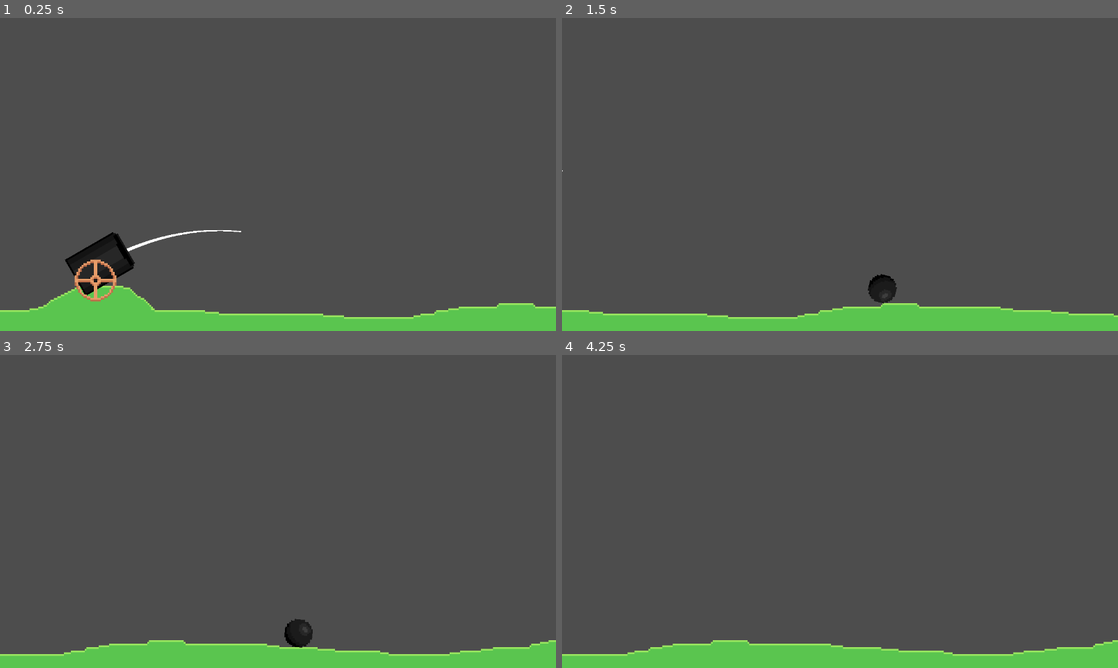
Above: before the commit, frames 1-4 (two rows, left to right).
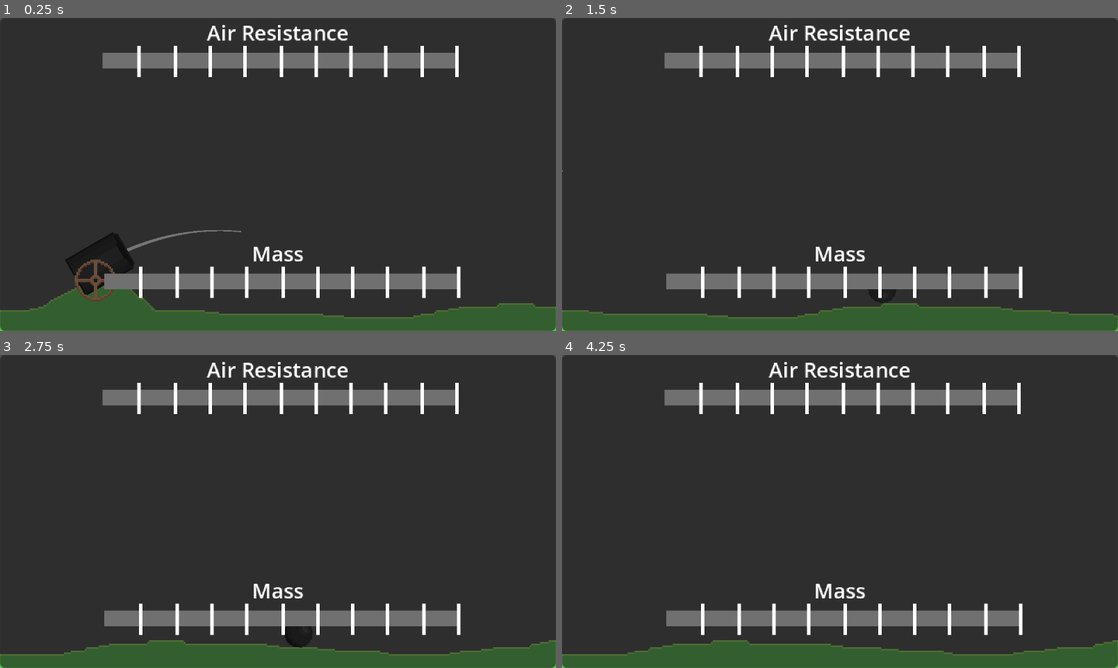
Above: after the commit, the same moments.

Repository: SpicyTime/Newtons-Shot
Game: Godot game, scene res://Main/main.tscn
The game is run twice, just before and just after one commit, with the same random seed, the same clock (stepped at 60 frames per second) and the same inputs.
Inputs (mouse positions are in pixels of both pictures, inside the frame that each line leads up to):
- Up to frame 1 (0.25 s): no input
- Up to frame 2 (1.5 s): tap Enter at 0.5 s; move the mouse to (962, 158) at 0.52 s; hold D (rotate_right) 0.53-1.28 s; hold Space (bounce) 0.53-1.28 s; click (962, 158) at 0.67 s; move the mouse to (728, 190) at 1.27 s; hold A (rotate_left) from 1.28 s (still down); tap Space (bounce) at 1.35 s; click (728, 190) at 1.42 s
- Up to frame 3 (2.75 s): move the mouse to (333, 442) at 2.02 s; release A (rotate_left) at 2.03 s; hold D (rotate_right) from 2.03 s (still down); hold Space (bounce) from 2.03 s (still down); click (333, 442) at 2.17 s
- Up to frame 4 (4.25 s): move the mouse to (812, 574) at 2.77 s; release Space (bounce) at 2.78 s; tap Space (bounce) at 2.85 s; click (812, 574) at 2.92 s; move the mouse to (1006, 558) at 3.52 s; release D (rotate_right) at 3.53 s; hold A (rotate_left) from 3.53 s (still down); hold Space (bounce) from 3.53 s (still down); click (1006, 558) at 3.67 s; tap R (reload) at 4.15 s

The runs differ from the first frame. In frame 1, 98% of the frame differs, in the area x 0-100%, y 0-100%; in frame 2, 99%; in frame 3, 99%; in frame 4, 100%.

Commit message:
Added a purchase line slider and the functionality of the line snapping to the ticks. Nothing can be purchased yet though.

Diff:
--- a/Game/Autoloads/constants.gd
+++ b/Game/Autoloads/constants.gd
@@ -1,6 +1,3 @@
 extends Node
 
-const GROUND_LINE: int = 75
-const CANNON_X: int = -102
-const SPACE_LINE: int = 0
 const BOUNCE_OFFABLE_LAYER: int = 4
--- a/Main/ui_manager.gd
+++ b/Main/ui_manager.gd
@@ -1,17 +1,30 @@
 extends Node
 enum MenuType{
-
+	SHOP
 }
 enum OverlayType{
 
 }
-var menus: Dictionary[MenuType, Control] = {}
+const SHOP_UID: String = "uid://blae5ddggtsn5"
+
+var shop_scene: Control = preload(SHOP_UID).instantiate()
+
+
+var menus: Dictionary[MenuType, Control] = {
+	MenuType.SHOP: shop_scene
+}
+
 var overlays: Dictionary[OverlayType, Control] = {}
 var active_overlays: Array[Control] = []
 var active_menu: Control = null
+var ui_instantiated: bool = false
+
 
 func set_up_ui(canvas_layer: CanvasLayer) -> void:
-	pass
+	if ui_instantiated:
+		push_error("UI already initialized")
+	_set_up_menus(canvas_layer)
+	_set_up_overlays()
 
 
 func swap_menu_to(menu_type: MenuType) -> void:
@@ -29,3 +42,14 @@
 func deactivate_overlay(overlay_type: OverlayType) -> void:
 	overlays[overlay_type].visible = false
 	active_overlays.erase(overlays[overlay_type])
+
+
+func _set_up_menus(canvas_layer: CanvasLayer) -> void:
+	for menu in menus.values():
+		if menu:
+			canvas_layer.add_child(menu)
+		else:
+			push_error(menu.name + " is not valid")
+
+func _set_up_overlays() -> void:
+	pass
--- a/Player/player.gd
+++ b/Player/player.gd
@@ -1,5 +1,8 @@
 class_name Player
 extends RigidBody2D
+const CANNON_X: int = -102
+const GROUND_LINE: int = 75
+
 var is_in_cannon: bool = true
 var original_position: Vector2 = Vector2.ZERO
 var distance_traveled: int = 0
@@ -43,11 +46,11 @@
 
 
 func _calc_height() -> int:
-	return int(global_position.x - Constants.GROUND_LINE) * 10
+	return int(global_position.x - GROUND_LINE) * 10
 
 
 func _calc_distance() -> int:
-	return int(global_position.x + abs(Constants.CANNON_X)) * 10
+	return int(global_position.x + abs(CANNON_X)) * 10
 
 
 func _on_cannon_fired(cannon_rotation: float, force: float) -> void:
--- /dev/null
+++ b/Shop System/purchase_line_slider.gd
@@ -0,0 +1,68 @@
+class_name PurchaseLineSlider
+extends Control
+@export var tick_count: int = 10
+const TICK_UID: String = "uid://bd7nybeikhr5e"
+var current_bought_tick_index: int = -1
+var ticks: Array[ColorRect] = []
+@onready var gray_line: ColorRect = $GrayLine
+@onready var red_line: ColorRect = $RedLine
+@onready var green_line: ColorRect = $GreenLine
+@onready var tick_container: Control = $TickContainer
+
+func _ready() -> void:
+	_initialize_ticks()
+
+
+func _on_gui_input(event: InputEvent) -> void:
+	var current_tick_index: int = _get_current_hover_tick_index()
+
+	if event is InputEventMouse:
+		if event is InputEventMouseMotion:
+			if _can_purchase_at_tick(ticks[current_tick_index]):
+				_snap_line_to_tick(green_line, current_tick_index)
+			else:
+				_snap_line_to_tick(red_line, current_tick_index)
+			get_viewport().set_input_as_handled()
+		elif event is InputEventMouseButton:
+			get_viewport().set_input_as_handled()
+
+
+func _on_mouse_exited() -> void:
+	_snap_line_to_tick(red_line, current_bought_tick_index)
+
+
+func _initialize_ticks() -> void:
+	print("Initializing %d ticks" % tick_count)
+	var length: float = gray_line.size.x
+	var tick_separation_distance: float = length / tick_count
+	var current_tick_pos = Vector2.ZERO
+	for i in range(tick_count):
+		current_tick_pos.x += tick_separation_distance
+		var packed_tick_scene: PackedScene = preload(TICK_UID)
+		var tick: ColorRect = packed_tick_scene.instantiate()
+		current_tick_pos.y = (tick.position.y - tick.size.y / 2) + tick.size.y / 4
+		tick.position = current_tick_pos
+		tick_container.add_child(tick)
+		ticks.append(tick)
+		print("Tick position %f" % tick.position.x)
+
+func _snap_line_to_tick(line: ColorRect, tick_index: int) -> void:
+	if tick_index < 0:
+		line.size.x = 0
+		return
+	var tick: ColorRect = ticks[tick_index]
+	var line_end_x: float = line.position.x  + line.size.x
+
+	var length_difference: float = tick.position.x - line_end_x
+	line.size.x += length_difference
+
+
+func _get_current_hover_tick_index() -> int:
+	var length: float = gray_line.size.x
+	var tick_separation_distance: float = length / tick_count
+	var nearest_tick_index: int = get_local_mouse_position().x / tick_separation_distance
+	return nearest_tick_index
+
+
+func _can_purchase_at_tick(tick: ColorRect) -> bool:
+	return false
--- /dev/null
+++ b/Shop System/purchase_line_slider.tscn
@@ -0,0 +1,52 @@
+[gd_scene load_steps=4 format=3 uid="uid://caskgqeghvvs8"]
+
+[ext_resource type="Script" uid="uid://dnuwkw73m1nsm" path="res://Shop System/purchase_line_slider.gd" id="1_mugr1"]
+
+[sub_resource type="StyleBoxEmpty" id="StyleBoxEmpty_mugr1"]
+content_margin_bottom = 15.0
+
+[sub_resource type="Theme" id="Theme_3mprn"]
+HSlider/styles/slider = SubResource("StyleBoxEmpty_mugr1")
+
+[node name="PurchaseLineSlider" type="Control"]
+layout_mode = 3
+anchors_preset = 0
+offset_right = 38.0
+offset_bottom = 18.0
+theme = SubResource("Theme_3mprn")
+script = ExtResource("1_mugr1")
+
+[node name="GrayLine" type="ColorRect" parent="."]
+layout_mode = 1
+anchors_preset = 15
+anchor_right = 1.0
+anchor_bottom = 1.0
+grow_horizontal = 2
+grow_vertical = 2
+mouse_filter = 2
+color = Color(0.437763, 0.437763, 0.437763, 1)
+
+[node name="RedLine" type="ColorRect" parent="."]
+layout_mode = 1
+anchors_preset = 9
+anchor_bottom = 1.0
+grow_vertical = 2
+mouse_filter = 2
+color = Color(1, 0, 0, 1)
+
+[node name="GreenLine" type="ColorRect" parent="."]
+layout_mode = 1
+anchors_preset = 9
+anchor_bottom = 1.0
+grow_vertical = 2
+mouse_filter = 2
+color = Color(0, 1, 0, 1)
+
+[node name="TickContainer" type="Control" parent="."]
+anchors_preset = 0
+offset_right = 40.0
+offset_bottom = 40.0
+mouse_filter = 2
+
+[connection signal="gui_input" from="." to="." method="_on_gui_input"]
+[connection signal="mouse_exited" from="." to="." method="_on_mouse_exited"]
--- a/Shop System/shop.tscn
+++ b/Shop System/shop.tscn
@@ -1,9 +1,64 @@
-[gd_scene format=3 uid="uid://blae5ddggtsn5"]
+[gd_scene load_steps=2 format=3 uid="uid://blae5ddggtsn5"]
 
-[node name="Shop" type="Control"]
-layout_mode = 3
+[ext_resource type="PackedScene" uid="uid://caskgqeghvvs8" path="res://Shop System/purchase_line_slider.tscn" id="1_33h5m"]
+
+[node name="Shop" type="Panel"]
 anchors_preset = 15
 anchor_right = 1.0
 anchor_bottom = 1.0
 grow_horizontal = 2
 grow_vertical = 2
+mouse_filter = 2
+
+[node name="CannonBallModifierContainer" type="MarginContainer" parent="."]
+layout_mode = 1
+anchors_preset = 5
+anchor_left = 0.5
+anchor_right = 0.5
+offset_left = -82.0
+offset_right = 83.0
+offset_bottom = 144.0
+grow_horizontal = 2
+mouse_filter = 2
+
+[node name="AirResistanceLabel" type="Label" parent="CannonBallModifierContainer"]
+layout_mode = 2
+size_flags_vertical = 2
+theme_override_font_sizes/font_size = 12
+text = "Air Resistance"
+horizontal_alignment = 1
+
+[node name="PurchaseLineSlider" parent="CannonBallModifierContainer/AirResistanceLabel" instance=ExtResource("1_33h5m")]
+layout_mode = 1
+anchors_preset = 7
+anchor_left = 0.5
+anchor_top = 1.0
+anchor_right = 0.5
+anchor_bottom = 1.0
+offset_left = -101.5
+offset_top = 3.0
+offset_right = 101.5
+offset_bottom = 12.0
+grow_horizontal = 2
+grow_vertical = 0
+
+[node name="MassLabel" type="Label" parent="CannonBallModifierContainer"]
+layout_mode = 2
+size_flags_vertical = 10
+theme_override_font_sizes/font_size = 12
+text = "Mass"
+horizontal_alignment = 1
+
+[node name="PurchaseLineSlider" parent="CannonBallModifierContainer/MassLabel" instance=ExtResource("1_33h5m")]
+layout_mode = 1
+anchors_preset = 7
+anchor_left = 0.5
+anchor_top = 1.0
+anchor_right = 0.5
+anchor_bottom = 1.0
+offset_left = -100.5
+offset_top = 3.0
+offset_right = 102.5
+offset_bottom = 12.0
+grow_horizontal = 2
+grow_vertical = 0
--- a/Shop System/shop_item.tscn
+++ /dev/null
@@ -1,5 +0,0 @@
-[gd_scene format=3 uid="uid://bijyq5ra8w1gy"]
-
-[node name="Shop Item" type="VBoxContainer"]
-offset_right = 40.0
-offset_bottom = 40.0
--- /dev/null
+++ b/Shop System/tick.tscn
@@ -0,0 +1,7 @@
+[gd_scene format=3 uid="uid://bd7nybeikhr5e"]
+
+[node name="Tick" type="ColorRect"]
+offset_right = 2.0
+offset_bottom = 18.0
+size_flags_horizontal = 6
+size_flags_vertical = 6
